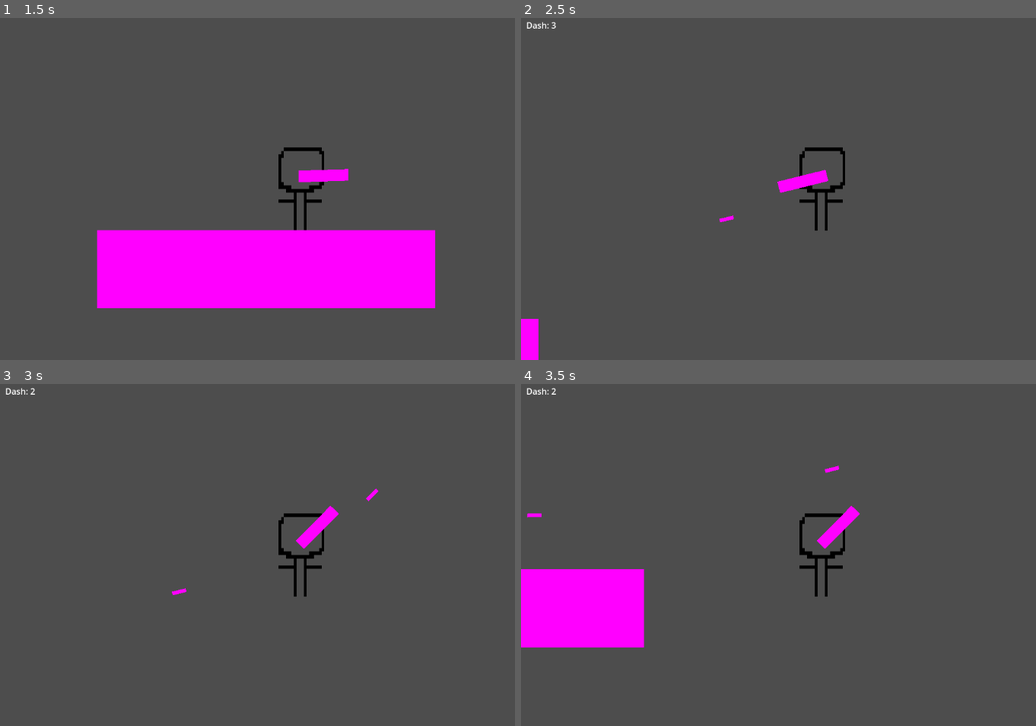
Above: before the commit, frames 1-4 (two rows, left to right).
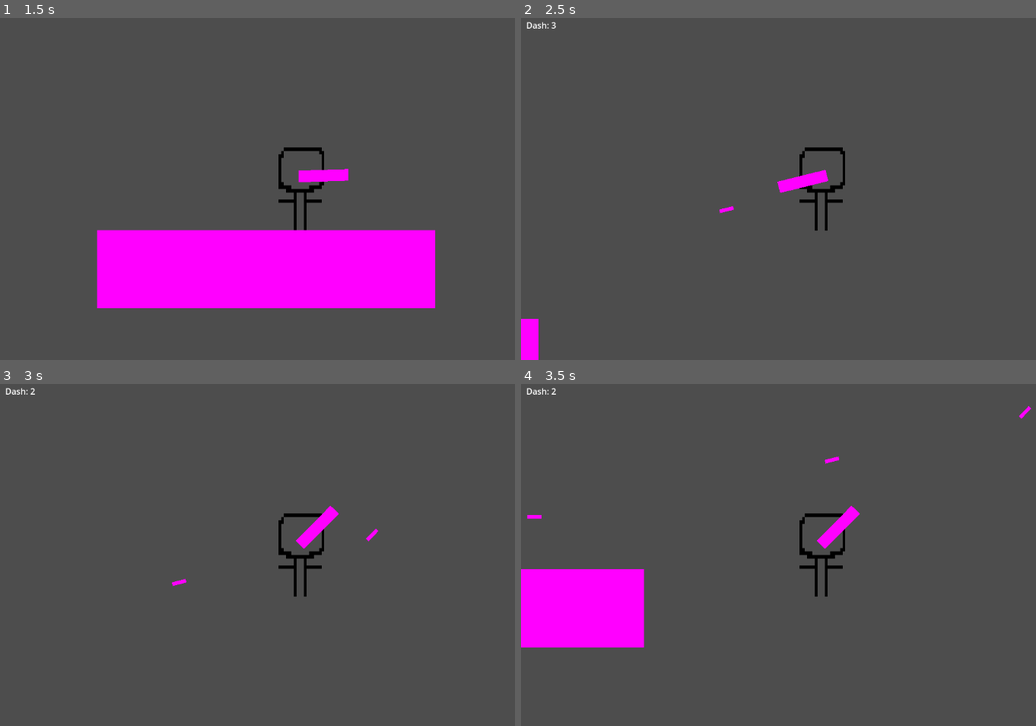
Above: after the commit, the same moments.

Repository: Sheep26/2DMultiplayerShooter
Game: Godot game, scene res://Scenes/MainMenu/MainMenu.tscn
The game is run twice, just before and just after one commit, with the same random seed, the same clock (stepped at 60 frames per second) and the same inputs.
Inputs (mouse positions are in pixels of both pictures, inside the frame that each line leads up to):
- Up to frame 1 (1.5 s): click "Singleplayer" at 0.5 s; tap Enter at 1.25 s; move the mouse to (437, 171) at 1.27 s; hold Right (right) from 1.28 s (still down); click (437, 171) at 1.35 s
- Up to frame 2 (2.5 s): keep holding Right (right); tap W (jump) at 1.52, 2.27 s; move the mouse to (701, 206) at 2.02 s; tap E (dash) at 2.1 s; click (701, 206) at 2.3 s
- Up to frame 3 (3 s): move the mouse to (365, 479) at 2.77 s; release Right (right) at 2.78 s; hold Left (left) from 2.78 s (still down); click (365, 479) at 2.85 s
- Up to frame 4 (3.5 s): keep holding Left (left)

Frame 1 is identical in both runs. In frame 2, less than 0.1% of the frame differs, in the area x 38-42%, y 55-60%; in frame 3, 0.1%, in the area x 33-74%, y 30-62%; in frame 4, 0.1%.

Commit message:
cleaner bullet code

Diff:
--- a/Scripts/Gun.gd
+++ b/Scripts/Gun.gd
@@ -8,12 +8,10 @@
 
 # Called every frame. 'delta' is the elapsed time since the previous frame.
 func _process(_delta):
-	var angle = get_angle_to(get_global_mouse_position())
-	var angle2Vector2 = Vector2(cos(deg_to_rad(rotation_degrees)), sin(deg_to_rad(rotation_degrees)))
-	print (angle2Vector2)
-	rotate(angle)
+	var vector2Offset = Vector2(cos(rotation), sin(deg_to_rad(rotation))) * 94
+	rotate(get_angle_to(get_global_mouse_position()))
 	if Input.is_action_just_pressed("fire"):
 		var bullet_instantiated = bullet.instantiate()
-		bullet_instantiated.set("rotation", rotation)
-		bullet_instantiated.position = position + get_parent().position +  angle2Vector2 * 94
+		bullet_instantiated.rotation = rotation
+		bullet_instantiated.position = position + get_parent().position +  vector2Offset
 		get_tree().current_scene.add_child(bullet_instantiated)
